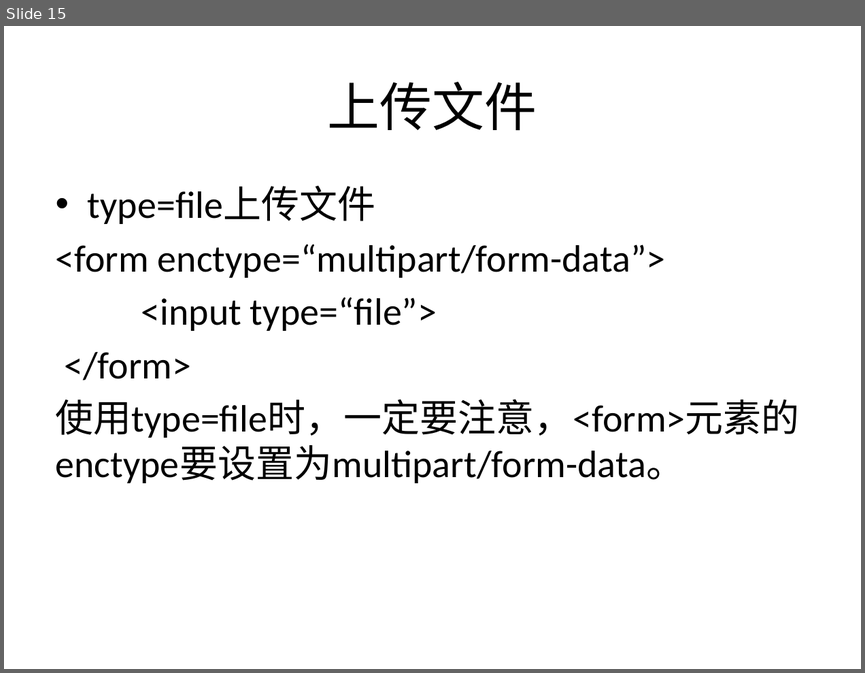
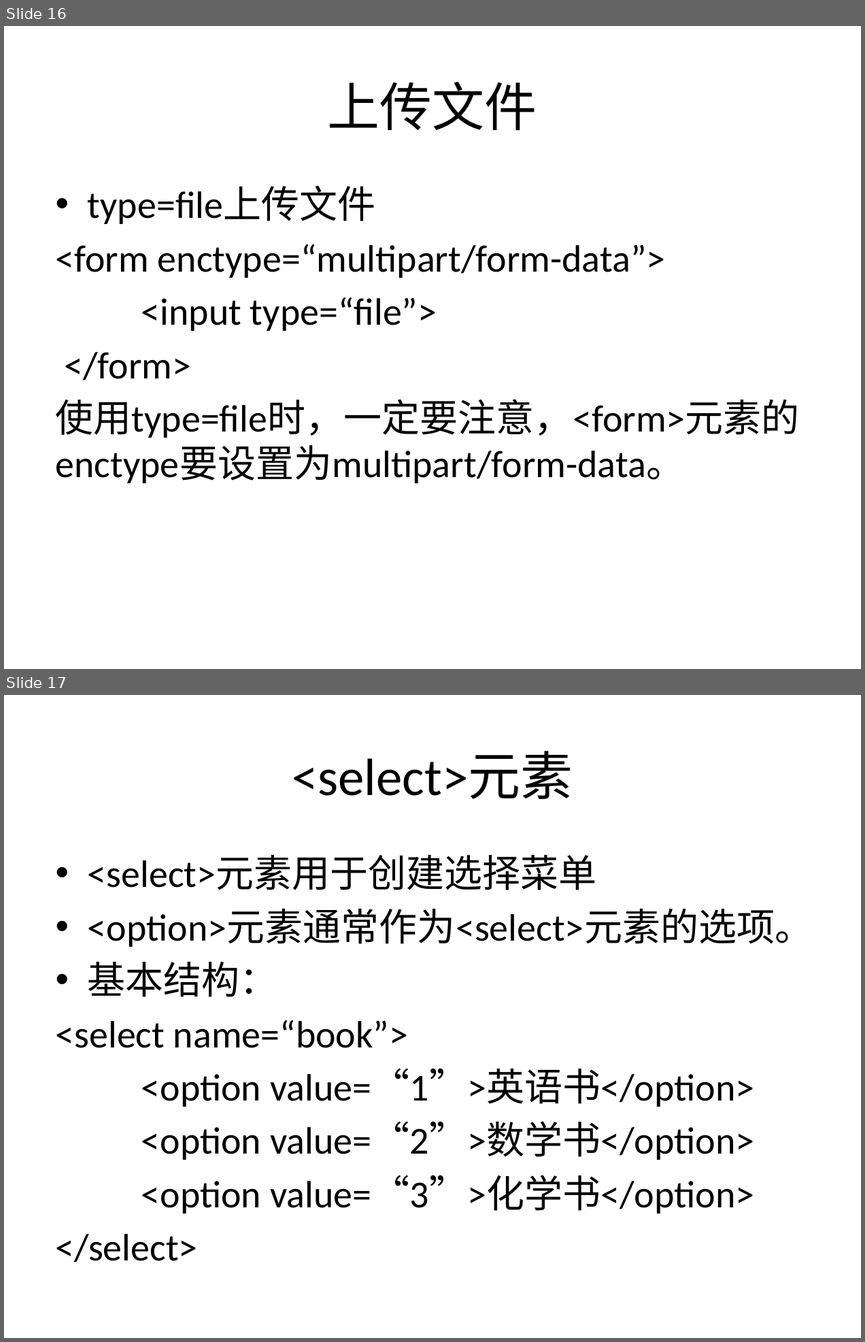
Before and after one commit to sans123wx/class, a slide deck: 网页设计与制作/课件/3/表单.pptx. Shown one above the other, each under a label of ours: slide 15 before the commit, slides 16 and 17 after it. The pictures are 865x673 and 865x1342 pixels, drawn with LibreOffice and Linux fonts; fonts in the diff are those of the drawing. Boxes give left, top, right and bottom in pixels: in the first picture for what was removed or moved away, otherwise in the second. Text is boxed around its words. In the diff, an @@ line names an element or a change of style, - is before the commit and + after.

```diff
--- a/网页设计与制作/课件/3/表单.pptx
+++ b/网页设计与制作/课件/3/表单.pptx
@@ slide 17 added at bbox=[4, 695, 861, 1338], background #FFFFFF @@
@@ title added at bbox=[292, 751, 573, 799], 44 pt, text #000000 @@
+<select>元素
@@ text added at bbox=[56, 855, 813, 1262], 32 pt, text #000000 @@
+• <select>元素用于创建选择菜单
+• <option>元素通常作为<select>元素的选项。
+• 基本结构：
+<select name=“book”>
+<option value=“1”>英语书</option>
+<option value=“2”>数学书</option>
+<option value=“3”>化学书</option>
+</select>
@@ what was slide 15 is now slide 16 @@
```
Also in this commit, not shown: 3 slides changed, 2 other slides added, 4 other files.
